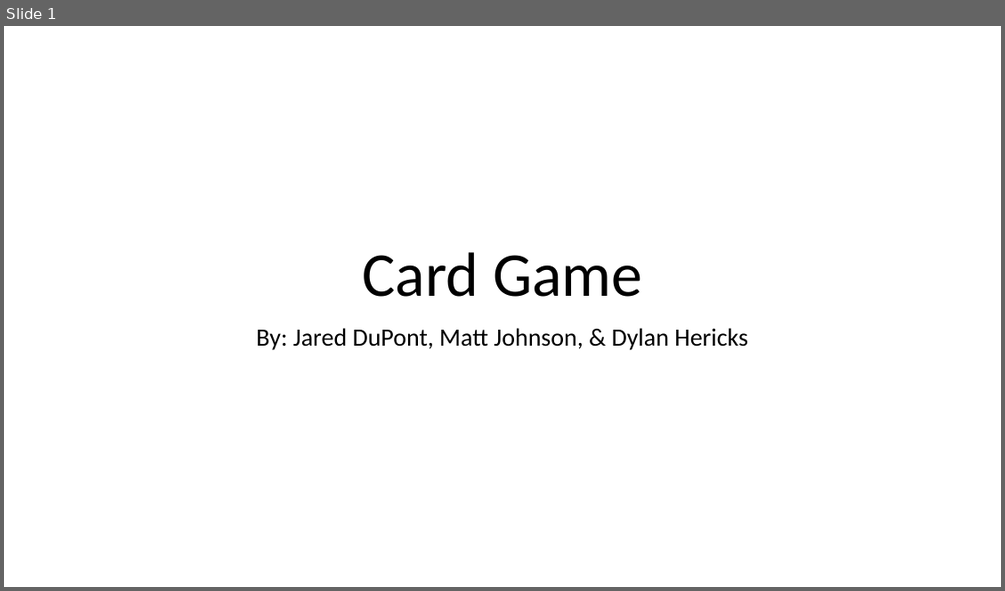
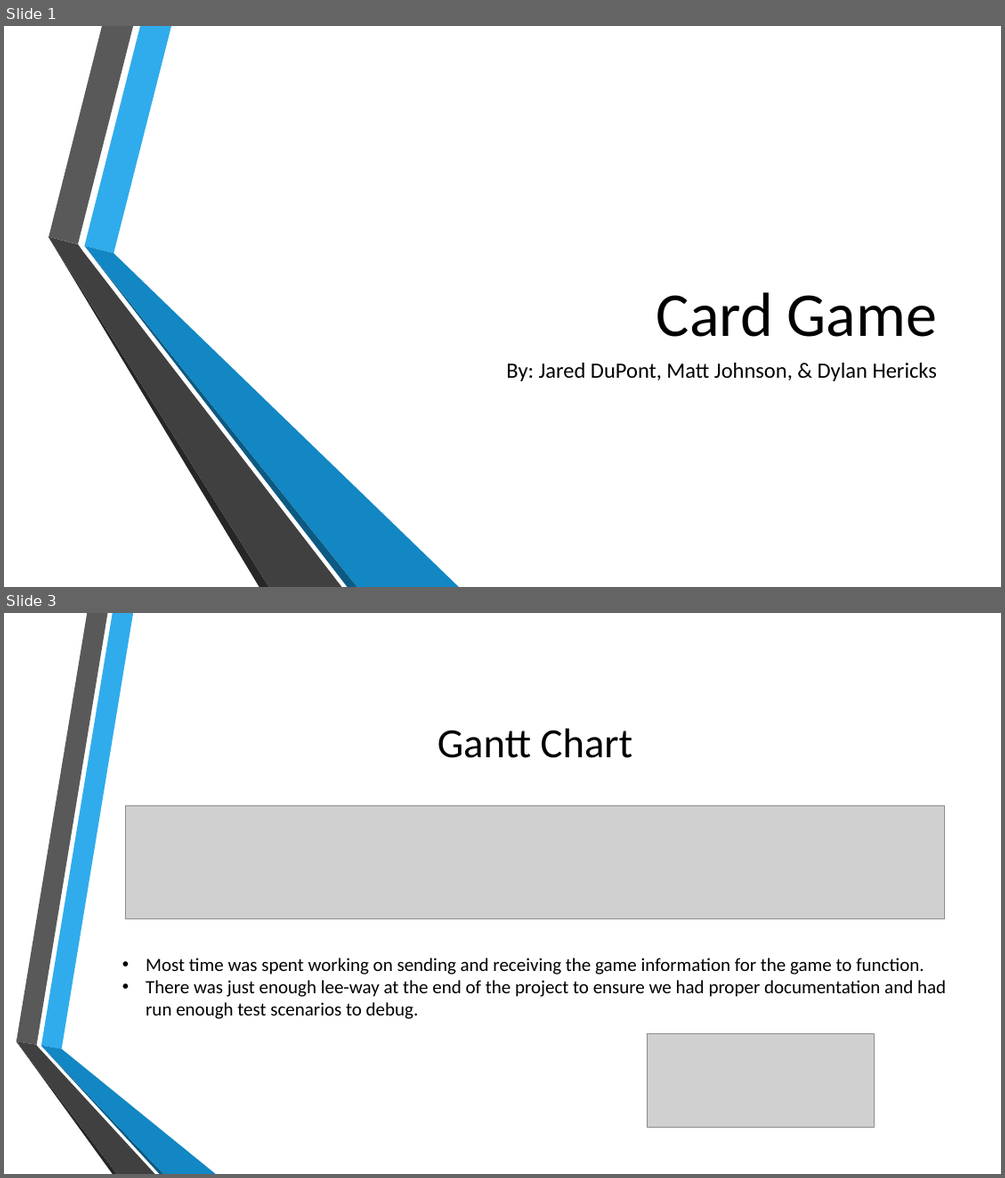
Before and after one commit to doominabox1/Card-Game, a slide deck: game_presentation.pptx. Shown one above the other, each under a label of ours: slide 1 before the commit, slides 1 and 3 after it; the slides between them are not shown. The pictures are 1005x591 and 1005x1178 pixels, drawn with LibreOffice and Linux fonts; fonts in the diff are those of the drawing; grey boxes stand for pictures; background and template pictures are left out. Boxes give left, top, right and bottom in pixels: in the first picture for what was removed or moved away, otherwise in the second. Text is boxed around its words. In the diff, an @@ line names an element or a change of style, - is before the commit and + after.

```diff
--- a/game_presentation.pptx
+++ b/game_presentation.pptx
@@ slide 3 added at <box>4,613,1001,1174</box>, background picture (left out) @@
@@ title added at <box>437,728,632,758</box>, 40 pt, text #000000 @@
+Gantt Chart
@@ picture added at <box>125,805,945,918</box> @@
@@ text added at <box>146,957,946,1019</box>, 18 pt, text #000000 @@
+• Most time was spent working on sending and receiving the game information for the game to function.
+• There was just enough lee-way at the end of the project to ensure we had proper documentation and had run enough test scenarios to debug.
@@ picture added at <box>647,1033,874,1127</box> @@
@@ group added at <box>16,613,216,1174</box>: 6 freeform shapes @@
@@ slide 1 changed as well @@
@@ title "Card Game": place and size @@
-title "Card Game" at <box>362,252,642,297</box>
+title "Card Game" at <box>656,292,937,337</box>
@@ title "Card Game" at <box>656,292,937,337</box>: alignment centre to right; line spacing 0.9 to 1 @@
@@ group added at <box>48,26,460,587</box>: 6 freeform shapes @@
@@ subtitle "By: Jared DuPont, Matt Johnson, ...": place and size @@
-subtitle "By: Jared DuPont, Matt Johnson, ..." at <box>256,328,748,350</box>
+subtitle "By: Jared DuPont, Matt Johnson, ..." at <box>506,362,937,381</box>
@@ subtitle "By: Jared DuPont, Matt Johnson, ..." at <box>506,362,937,381</box>: size 24 to 21 pt; alignment centre to right; line spacing 0.9 to 1 @@
```
Also in this commit, not shown: 1 other slide changed, 5 other slides added, 5 slides removed, 10 other files.
